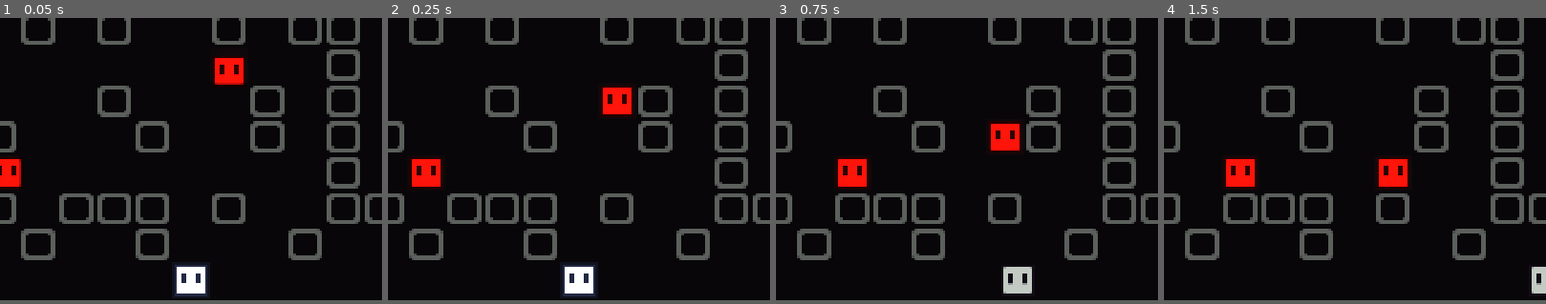
Above: before the commit, frames 1-4 (left to right).
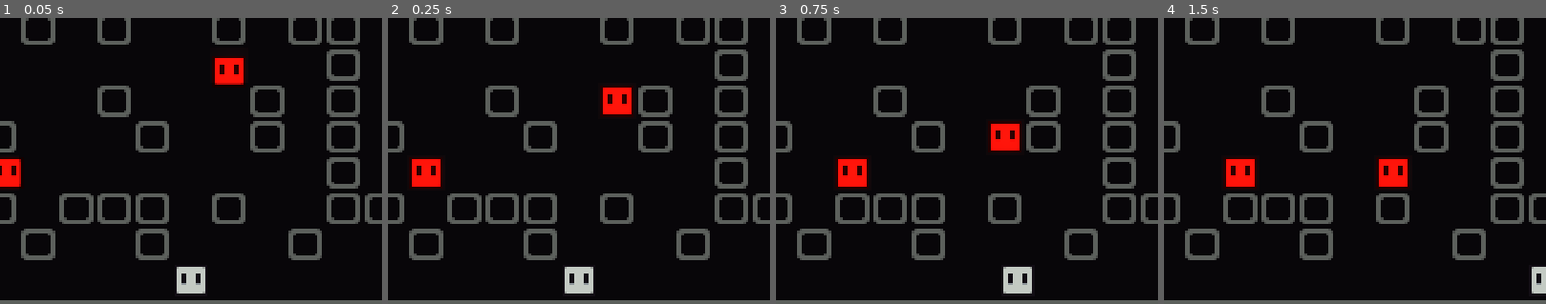
Above: after the commit, the same moments.

Repository: Tyler4Jacobson/JUNE26-GAME-JAM
Game: Godot game, scene res://scenes/game.tscn
Same seed, same stepped clock (60 frames per second), same inputs: the game is played once before the commit and once after it.
Inputs:
- Up to frame 1 (0.05 s): no input
- Up to frame 2 (0.25 s): no input
- Up to frame 3 (0.75 s): tap Enter (ui_accept) at 0.5 s; hold Right (ui_right) from 0.53 s (still down)
- Up to frame 4 (1.5 s): tap Enter (ui_accept) at 0.77 s; release Right (ui_right) at 1.28 s; hold Down (ui_down) from 1.28 s (still down)
The pictures show only the part of the screen within x 12-62%, y 32-82%; the shares and areas given below are measured in that part.

The runs differ from the first frame. In frame 1, 0.9% of the frame differs, in the area x 45-55%, y 86-98%; in frame 2, 0.9%; in frame 3, nothing differs; in frame 4, nothing differs.

Commit message:
basic death and respawn

Diff:
--- a/scenes/enemy.tscn
+++ b/scenes/enemy.tscn
@@ -2,6 +2,7 @@
 
 [ext_resource type="Script" uid="uid://blb6jq8f166yr" path="res://scripts/enemy.gd" id="1_md0e3"]
 [ext_resource type="Texture2D" uid="uid://crn6h17ms0vra" path="res://assets/player_art.png" id="2_4ra3w"]
+[ext_resource type="PackedScene" uid="uid://c8hn8cc7iwage" path="res://scenes/killzone.tscn" id="3_4ra3w"]
 
 [sub_resource type="Gradient" id="Gradient_g2els"]
 offsets = PackedFloat32Array(0, 0.23728813, 0.44067797)
@@ -15,8 +16,12 @@
 [sub_resource type="RectangleShape2D" id="RectangleShape2D_onrkg"]
 size = Vector2(8, 8)
 
+[sub_resource type="RectangleShape2D" id="RectangleShape2D_4ra3w"]
+size = Vector2(8, 8)
+
 [node name="enemy" type="CharacterBody2D" unique_id=956896073]
 z_index = 5
+collision_mask = 2
 script = ExtResource("1_md0e3")
 
 [node name="Sprite2D" type="Sprite2D" parent="." unique_id=897099604]
@@ -53,3 +58,8 @@
 position = Vector2(8, 0)
 target_position = Vector2(8, 0)
 hit_from_inside = true
+
+[node name="killzone" parent="." unique_id=529712816 instance=ExtResource("3_4ra3w")]
+
+[node name="CollisionShape2D" type="CollisionShape2D" parent="killzone" unique_id=235011126]
+shape = SubResource("RectangleShape2D_4ra3w")
--- /dev/null
+++ b/scenes/killzone.gd
@@ -0,0 +1,12 @@
+extends Area2D
+
+@onready var timer = $Timer
+
+func _on_body_entered(body: Node2D) -> void:
+	#print(body.name)
+	if (body.name == "player"):
+		print("You died!!!")
+		timer.start()
+
+func _on_timer_timeout():
+	get_tree().reload_current_scene()
--- /dev/null
+++ b/scenes/killzone.tscn
@@ -0,0 +1,14 @@
+[gd_scene format=3 uid="uid://c8hn8cc7iwage"]
+
+[ext_resource type="Script" uid="uid://dflbo2dnlw23e" path="res://scenes/killzone.gd" id="1_xlapc"]
+
+[node name="killzone" type="Area2D" unique_id=529712816]
+collision_mask = 3
+script = ExtResource("1_xlapc")
+
+[node name="Timer" type="Timer" parent="." unique_id=1959630146]
+wait_time = 0.5
+one_shot = true
+
+[connection signal="body_entered" from="." to="." method="_on_body_entered"]
+[connection signal="timeout" from="Timer" to="." method="_on_timer_timeout"]
--- a/scenes/player.tscn
+++ b/scenes/player.tscn
@@ -17,6 +17,7 @@
 
 [node name="player" type="CharacterBody2D" unique_id=956896073]
 z_index = 5
+collision_mask = 2
 script = ExtResource("1_s027a")
 
 [node name="Sprite2D" type="Sprite2D" parent="." unique_id=897099604]
@@ -24,6 +25,7 @@
 texture = ExtResource("1_4flbx")
 
 [node name="PointLight2D" type="PointLight2D" parent="Sprite2D" unique_id=2080079418]
+enabled = false
 color = Color(0.305369, 0.6514142, 0.77830833, 1)
 energy = 3.0
 shadow_enabled = true
--- a/scripts/enemy.gd
+++ b/scripts/enemy.gd
@@ -28,7 +28,7 @@
 # Check if a cell holds the player or an enemy
 func is_cell_occupied(target_cell: Vector2i) -> bool:
 	for sibling in get_parent().get_children():
-		if sibling == self or sibling == player:
+		if sibling == self:	# or sibling == player
 			continue
 
 		if not sibling.has_method("move"):
@@ -81,9 +81,9 @@
 		return
 
 	# stop next to player
-	if next_position == target_cell:
-		is_moving = true
-		return
+	#if next_position == target_cell:
+		#is_moving = true
+		#return
 
 	global_position = tile_map.map_to_local(next_position)
 	sprite_2d.global_position = tile_map.map_to_local(original_position)
Not shown, added: scenes/killzone.gd.uid
